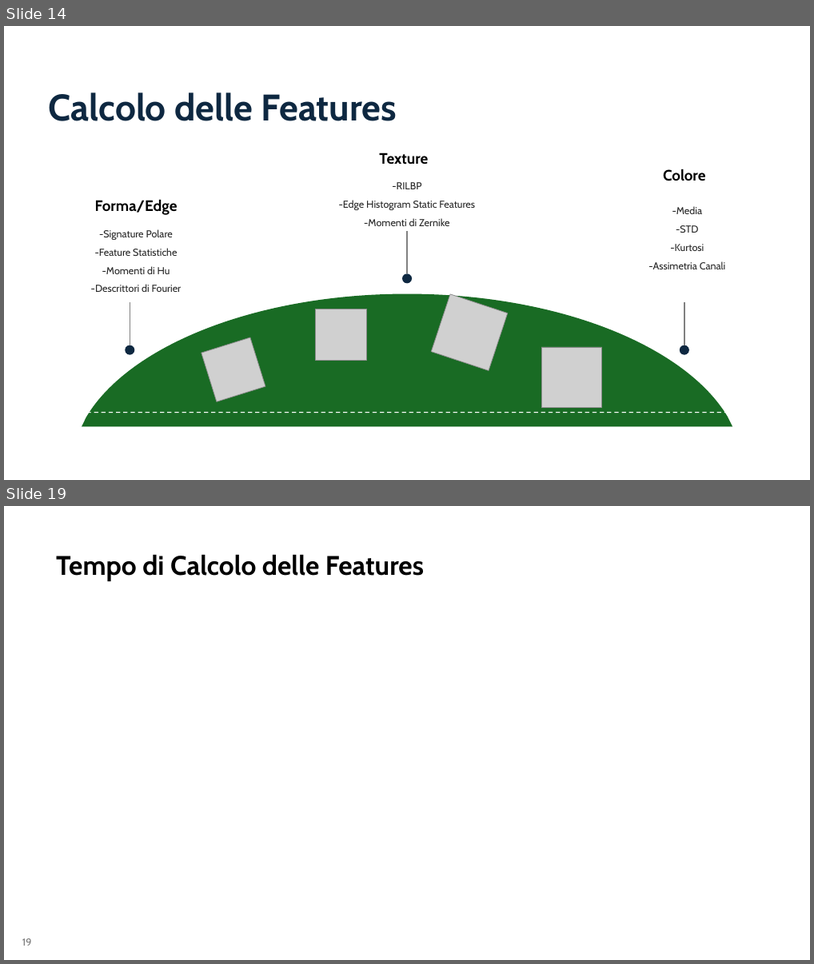
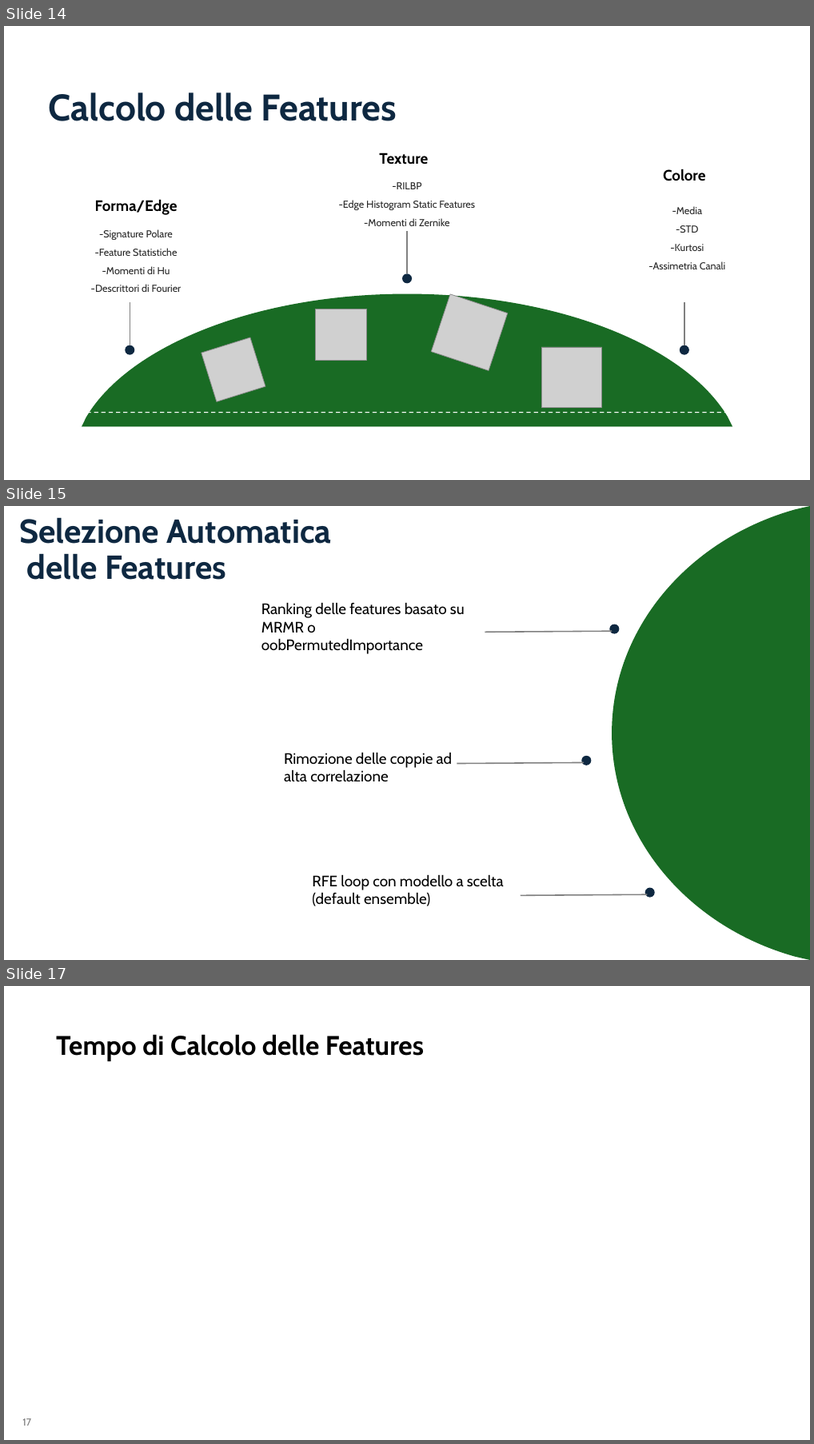
Before and after one commit to aleeteo/leaf_ID, a slide deck: presentazione/ProjectLeafWIP.pptx. Shown one above the other, each under a label of ours: slides 14 and 19 before the commit, slides 14, 15 and 17 after it; the slides between them are not shown. The pictures are 814x964 and 814x1444 pixels, drawn with LibreOffice and Linux fonts; fonts in the diff are those of the drawing; grey boxes stand for pictures. Boxes give left, top, right and bottom in pixels: in the first picture for what was removed or moved away, otherwise in the second. Text is boxed around its words. In the diff, an @@ line names an element or a change of style, - is before the commit and + after.

```diff
--- a/presentazione/ProjectLeafWIP.pptx
+++ b/presentazione/ProjectLeafWIP.pptx
@@ slide 15 added at <box>4,506,810,960</box>, background #FFFFFF @@
@@ title added at <box>19,517,332,580</box>, 39.6 pt, text #0E2841, bold @@
+Selezione Automatica
+delle Features
@@ freeform shape added at <box>612,506,810,960</box>, fill #196B24 @@
@@ text added at <box>262,602,465,654</box>, 18 pt, text #000000 @@
+Ranking delle features basato su MRMR o oobPermutedImportance
@@ ellipse added at <box>610,624,620,634</box>, fill #0E2841 @@
@@ line added from (612, 632) to (485, 632), #808080 1.5 pt @@
@@ ellipse added at <box>611,626,618,632</box>, fill #0E2841 @@
@@ text added at <box>284,752,453,782</box>, 18 pt, text #000000 @@
+Rimozione delle coppie ad alta correlazione
@@ line added from (584, 763) to (457, 763), #808080 1.5 pt @@
@@ ellipse added at <box>582,756,591,765</box>, fill #0E2841 @@
@@ ellipse added at <box>583,757,590,763</box>, fill #0E2841 @@
@@ text added at <box>312,874,504,906</box>, 18 pt, text #000000 @@
+RFE loop con modello a scelta (default ensemble)
@@ ellipse added at <box>646,887,655,896</box>, fill #0E2841 @@
@@ ellipse added at <box>647,889,653,895</box>, fill #0E2841 @@
@@ line added from (648, 894) to (521, 895), #808080 1.5 pt @@
@@ what was slide 19 is now slide 17 @@
@@ page number at <box>22,1418,31,1425</box>: text changed @@
-19
+17
```
Also in this commit, not shown: 3 slides changed, 4 other slides added, 1 slide removed.
